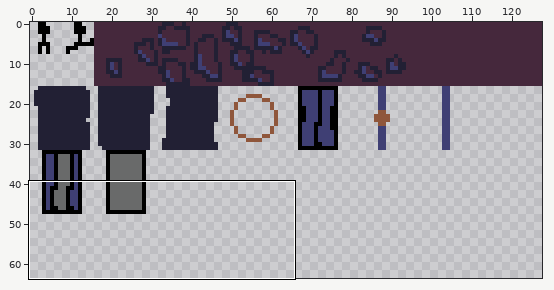
Sprite sheet: src/Art/spritesheet.png. Above, an overview of the earlier version with the close-up marked.
Close-up. As it was:
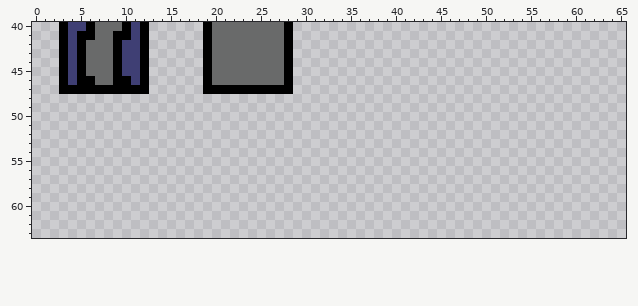
The file is 128x128 pixels. Shown: x 0..65, y 40..63. The wide view leaves out empty margins.
The result:
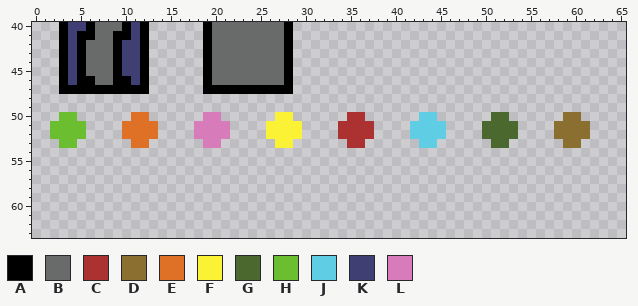
Palette (. is transparent): A #000000  B #696a6a  C #ac3232  D #8a6f30  E #df7126  F #fbf236  G #4b692f  H #6abe30  J #5fcde4  K #3f3f74  L #d77bba
Edits made:
Changed rows in their new state; - is an unchanged pixel.
first column x 2:
50 -HH------EE------LL------FF------CC------JJ------GG------DD-
51 HHHH----EEEE----LLLL----FFFF----CCCC----JJJJ----GGGG----DDDD
52 HHHH----EEEE----LLLL----FFFF----CCCC----JJJJ----GGGG----DDDD
53 -HH------EE------LL------FF------CC------JJ------GG------DD-
Changed places in both close-ups, as pixel boxes (x1, y1, x2, y2):
added: (50, 112, 86, 148)
added: (122, 112, 158, 148)
added: (194, 112, 302, 148)
added: (338, 112, 374, 148)
added: (410, 112, 518, 148)
added: (554, 112, 590, 148)
